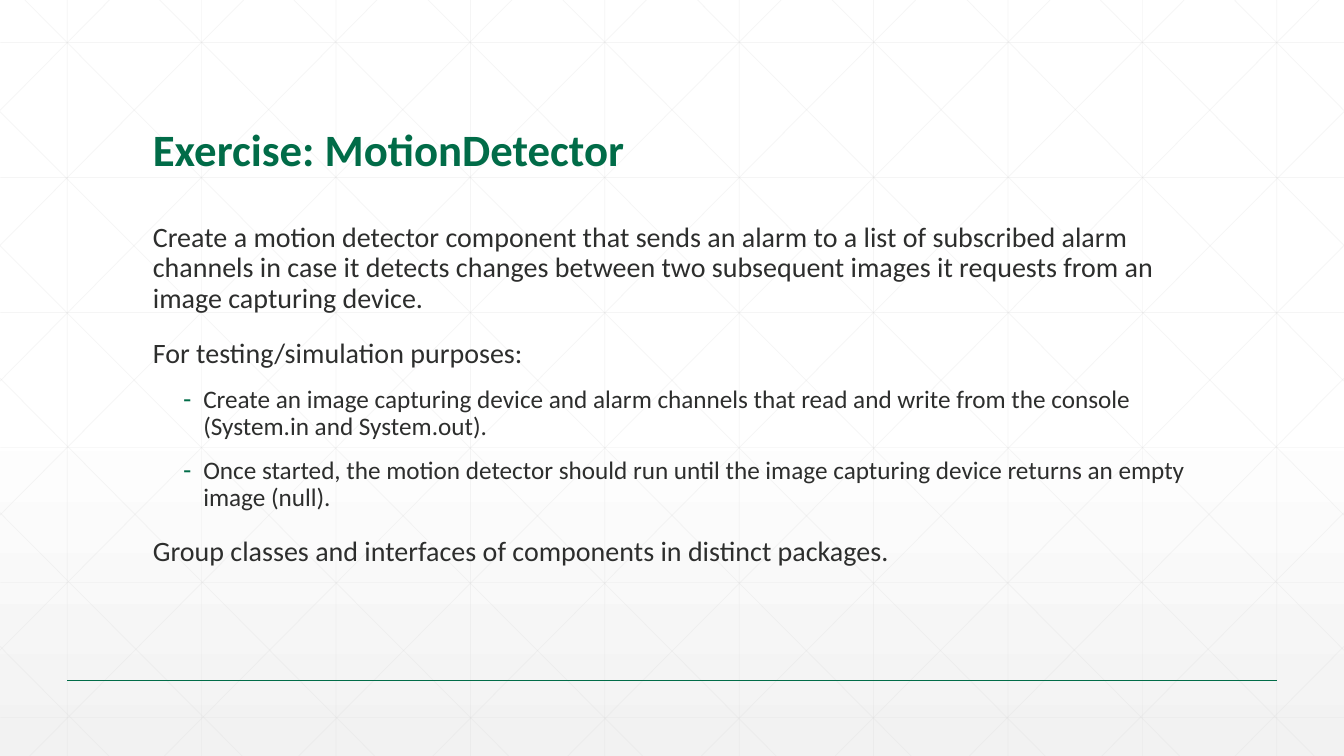
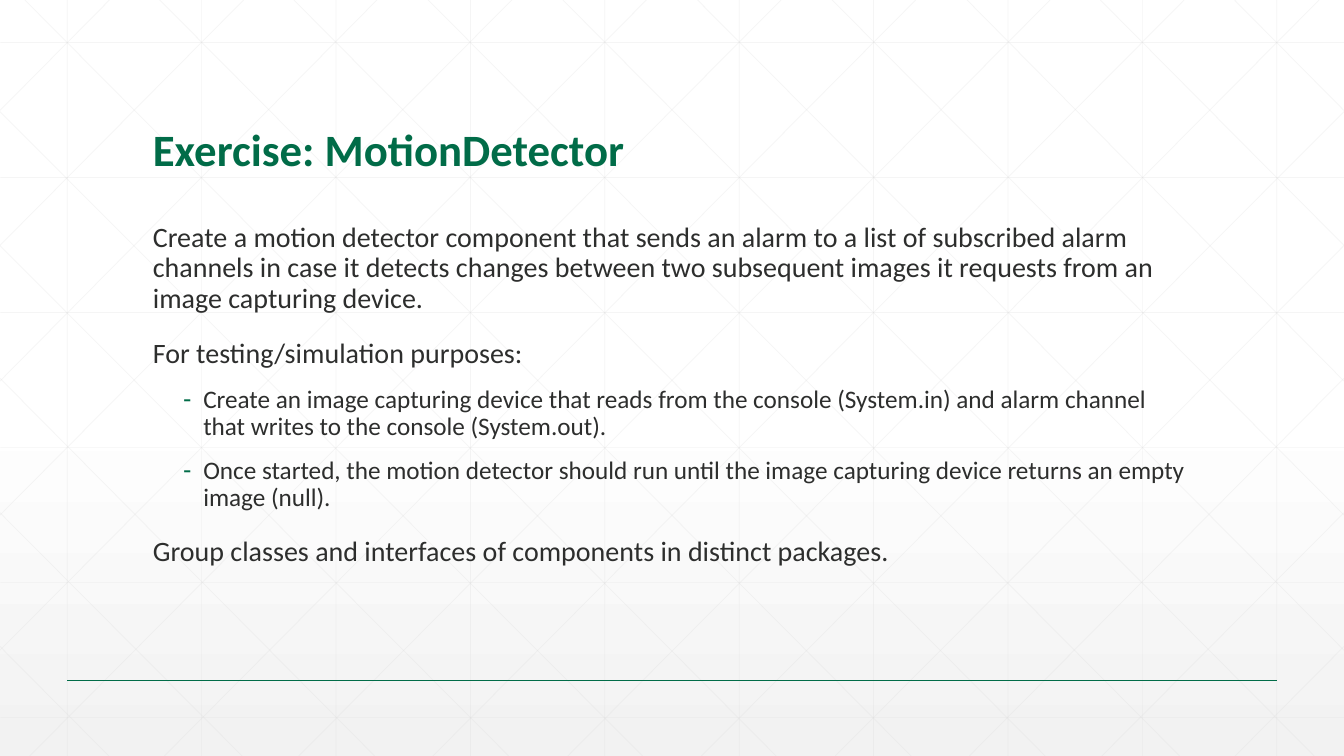
Before and after one commit to SrinS/svs-talent, a slide deck: slide 22 of 01. Java SE/Slides/13. SOLID principles.pptx. Drawn at 1344x756 pixels with LibreOffice and Linux fonts; fonts in the diff are those of the drawing; background and template pictures are left out. Boxes give left, top, right and bottom in pixels: in the first picture for what was removed or moved away, otherwise in the second. Text is boxed around its words. In the diff, an @@ line names an element or a change of style, - is before the commit and + after.

Commit message:
Chapter 13 updated.

```diff
--- a/01. Java SE/Slides/13. SOLID principles.pptx
+++ b/01. Java SE/Slides/13. SOLID principles.pptx
@@ text at <box>203,389,1146,439</box>: text changed @@
-  – Create an image capturing device and alarm channels that read and write from the console (System.in and System.out).
+  – Create an image capturing device that reads from the console (System.in) and alarm channel that writes to the console (System.out).
```
